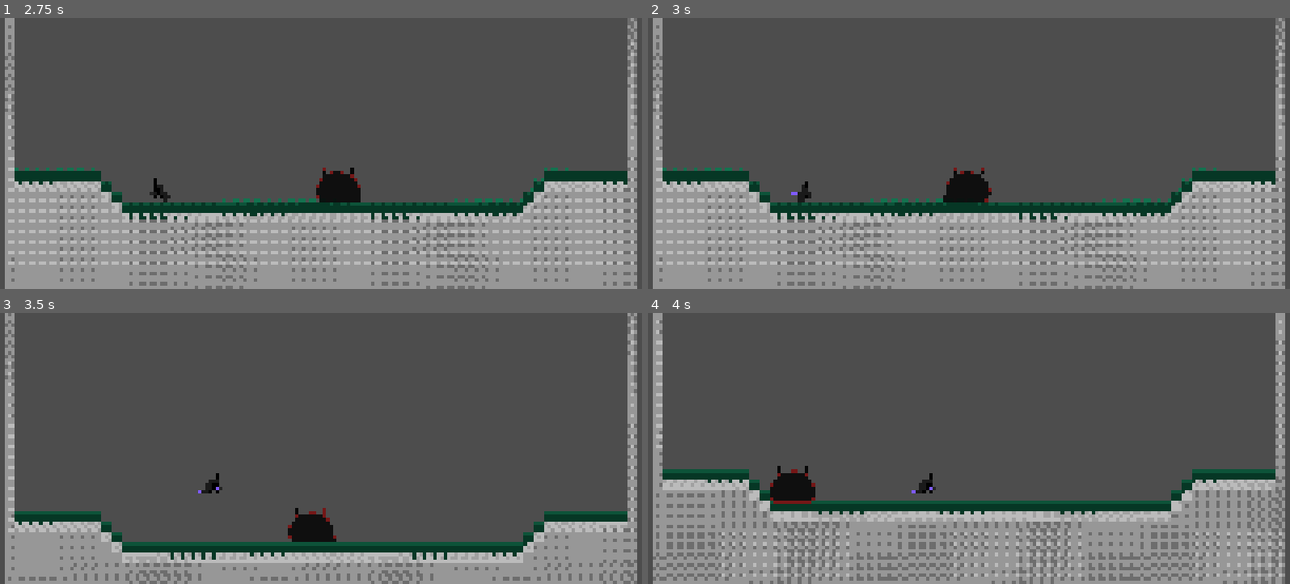
Above: before the commit, frames 1-4 (two rows, left to right).
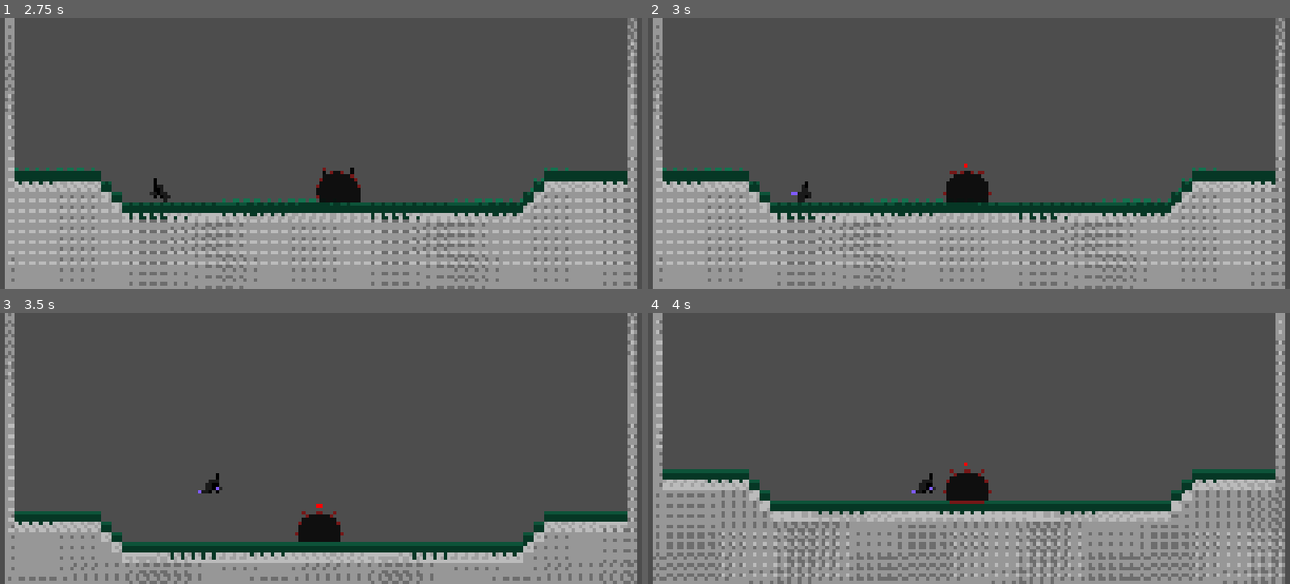
Above: after the commit, the same moments.

Repository: AnejMajnik/soulsvania
Game: Godot game, scene res://scenes/game.tscn
Same seed, same stepped clock (60 frames per second), same inputs: the game is played once before the commit and once after it.
Inputs (mouse positions are in pixels of both pictures, inside the frame that each line leads up to):
- Up to frame 1 (2.75 s): tap Enter at 0.5 s; move the mouse to (462, 139) at 0.52 s; hold D (move_right) 0.53-2.03 s; tap Space (jump) at 0.6, 0.77, 1.07, 1.52, 1.55, 1.82, 2.1 s; move the mouse to (192, 167) at 1.27 s; click (192, 167) at 1.35 s; move the mouse to (385, 93) at 2.02 s; hold A (move_left) from 2.03 s (still down)
- Up to frame 2 (3 s): move the mouse to (936, 207) at 2.77 s; release A (move_left) at 2.78 s; hold D (move_right) from 2.78 s (still down); click (936, 207) at 2.85 s
- Up to frame 3 (3.5 s): keep holding D (move_right); tap Space (jump) at 3.02, 3.05, 3.32 s
- Up to frame 4 (4 s): keep holding D (move_right); move the mouse to (1161, 489) at 3.52 s; tap Space (jump) at 3.6, 3.77 s

Frame 1 is identical in both runs. In frame 2, less than 0.1% of the frame differs, in the area x 45-54%, y 53-69%; in frame 3, 0.4%; in frame 4, 1.5%, in the area x 19-54%, y 55-71%.

Commit message:
Added beam attack, fixed laser issue, added sound

Diff:
--- a/scenes/bosses/slime_boss.tscn
+++ b/scenes/bosses/slime_boss.tscn
@@ -6,9 +6,11 @@
 [ext_resource type="Script" uid="uid://beyhc0j0tbprs" path="res://scripts/slime_boss/states/idle.gd" id="4_mq0xa"]
 [ext_resource type="Script" uid="uid://ctw8q7lo3u08y" path="res://scripts/slime_boss/states/chase.gd" id="5_j4bj8"]
 [ext_resource type="Script" uid="uid://def7opqpqj2fj" path="res://scripts/slime_boss/states/attack.gd" id="6_mskqn"]
-[ext_resource type="Script" uid="uid://bt027fcrq1hh2" path="res://scripts/state_machine/state.gd" id="6_st6fu"]
 [ext_resource type="Script" uid="uid://ba7hyry36oenc" path="res://scripts/slime_boss/states/dash_attack.gd" id="7_mskqn"]
+[ext_resource type="Script" uid="uid://dxhc5ko4erdwj" path="res://scripts/slime_boss/states/beam_attack.gd" id="8_sj3bf"]
 [ext_resource type="Script" uid="uid://bxg8mvcv8vsrd" path="res://scripts/slime_boss/states/recover.gd" id="8_wwhuq"]
+[ext_resource type="AudioStream" uid="uid://b0omfj4ma2m0f" path="res://assets/sounds/beam_shoot.wav" id="9_sj3bf"]
+[ext_resource type="PackedScene" uid="uid://dntxmvek1b4li" path="res://scenes/laser.tscn" id="11_6oksq"]
 
 [sub_resource type="AtlasTexture" id="AtlasTexture_l7rya"]
 atlas = ExtResource("1_0m3eu")
@@ -347,6 +349,87 @@
 "transitions": PackedFloat32Array(1),
 "update": 1,
 "values": [0]
+}
+tracks/2/type = "value"
+tracks/2/imported = false
+tracks/2/enabled = true
+tracks/2/path = NodePath("StateMachine/Attack/AttackStateMachine/BeamAttack/Sounds/BeamCharge:playing")
+tracks/2/interp = 1
+tracks/2/loop_wrap = true
+tracks/2/keys = {
+"times": PackedFloat32Array(0),
+"transitions": PackedFloat32Array(1),
+"update": 1,
+"values": [false]
+}
+
+[sub_resource type="Animation" id="Animation_6oksq"]
+resource_name = "beam_telegraph"
+length = 1.5
+step = 0.125
+tracks/0/type = "value"
+tracks/0/imported = false
+tracks/0/enabled = true
+tracks/0/path = NodePath("AnimatedSprite2D:animation")
+tracks/0/interp = 1
+tracks/0/loop_wrap = true
+tracks/0/keys = {
+"times": PackedFloat32Array(0),
+"transitions": PackedFloat32Array(1),
+"update": 1,
+"values": [&"telegraph_beam_attack"]
+}
+tracks/1/type = "value"
+tracks/1/imported = false
+tracks/1/enabled = true
+tracks/1/path = NodePath("AnimatedSprite2D:frame")
+tracks/1/interp = 1
+tracks/1/loop_wrap = true
+tracks/1/keys = {
+"times": PackedFloat32Array(0, 0.1, 0.2, 0.3, 0.4, 0.5, 0.6, 0.7, 1.1, 1.2, 1.3),
+"transitions": PackedFloat32Array(1, 1, 1, 1, 1, 1, 1, 1, 1, 1, 1),
+"update": 1,
+"values": [0, 1, 2, 3, 4, 5, 6, 7, 8, 9, 10]
+}
+tracks/2/type = "method"
+tracks/2/imported = false
+tracks/2/enabled = true
+tracks/2/path = NodePath("StateMachine/Attack/AttackStateMachine/BeamAttack")
+tracks/2/interp = 1
+tracks/2/loop_wrap = true
+tracks/2/keys = {
+"times": PackedFloat32Array(0.8, 1.5),
+"transitions": PackedFloat32Array(1, 1),
+"values": [{
+"args": [],
+"method": &"get_player_pos"
+}, {
+"args": [1],
+"method": &"change_substate"
+}]
+}
+tracks/3/type = "audio"
+tracks/3/imported = false
+tracks/3/enabled = true
+tracks/3/path = NodePath("StateMachine/Attack/AttackStateMachine/BeamAttack/Sounds/BeamCharge")
+tracks/3/interp = 1
+tracks/3/loop_wrap = true
+tracks/3/keys = {
+"clips": [],
+"times": PackedFloat32Array()
+}
+tracks/3/use_blend = true
+tracks/4/type = "value"
+tracks/4/imported = false
+tracks/4/enabled = true
+tracks/4/path = NodePath("StateMachine/Attack/AttackStateMachine/BeamAttack/Sounds/BeamCharge:playing")
+tracks/4/interp = 1
+tracks/4/loop_wrap = true
+tracks/4/keys = {
+"times": PackedFloat32Array(0),
+"transitions": PackedFloat32Array(1),
+"update": 1,
+"values": [true]
 }
 
 [sub_resource type="Animation" id="Animation_mskqn"]
@@ -496,6 +579,7 @@
 [sub_resource type="AnimationLibrary" id="AnimationLibrary_6y82c"]
 _data = {
 &"RESET": SubResource("Animation_0m3eu"),
+&"beam_telegraph": SubResource("Animation_6oksq"),
 &"dash_attack": SubResource("Animation_mskqn"),
 &"dash_telegraph": SubResource("Animation_wwhuq"),
 &"idle": SubResource("Animation_l7rya"),
@@ -541,10 +625,11 @@
 attack_state = NodePath("../Attack")
 metadata/_custom_type_script = "uid://bt027fcrq1hh2"
 
-[node name="Attack" type="Node" parent="StateMachine" unique_id=1905813388 node_paths=PackedStringArray("dash_attack", "recover_state")]
+[node name="Attack" type="Node" parent="StateMachine" unique_id=1905813388 node_paths=PackedStringArray("dash_attack", "recover_state", "beam_attack")]
 script = ExtResource("6_mskqn")
 dash_attack = NodePath("AttackStateMachine/DashAttack")
 recover_state = NodePath("../Recover")
+beam_attack = NodePath("AttackStateMachine/BeamAttack")
 metadata/_custom_type_script = "uid://bt027fcrq1hh2"
 
 [node name="AttackStateMachine" type="Node" parent="StateMachine/Attack" unique_id=958783750]
@@ -560,8 +645,15 @@
 one_shot = true
 
 [node name="BeamAttack" type="Node" parent="StateMachine/Attack/AttackStateMachine" unique_id=735258066]
-script = ExtResource("6_st6fu")
+script = ExtResource("8_sj3bf")
 metadata/_custom_type_script = "uid://bt027fcrq1hh2"
+
+[node name="Sounds" type="Node2D" parent="StateMachine/Attack/AttackStateMachine/BeamAttack" unique_id=1934973024]
+
+[node name="BeamShoot" type="AudioStreamPlayer2D" parent="StateMachine/Attack/AttackStateMachine/BeamAttack/Sounds" unique_id=657788204]
+stream = ExtResource("9_sj3bf")
+
+[node name="BeamCharge" type="AudioStreamPlayer2D" parent="StateMachine/Attack/AttackStateMachine/BeamAttack/Sounds" unique_id=266926522]
 
 [node name="Recover" type="Node" parent="StateMachine" unique_id=742414816 node_paths=PackedStringArray("chase_state", "attack_state")]
 script = ExtResource("8_wwhuq")
@@ -573,6 +665,12 @@
 wait_time = 0.6
 one_shot = true
 
+[node name="LaserRayCast" parent="." unique_id=604623322 instance=ExtResource("11_6oksq")]
+unique_name_in_owner = true
+position = Vector2(0, -10.000002)
+cast_speed = 2000.0
+growth_time = 0.02
+
 [node name="RayCastLeft" type="RayCast2D" parent="." unique_id=1775134407]
 unique_name_in_owner = true
 position = Vector2(0, 22.307693)
--- a/scenes/game.tscn
+++ b/scenes/game.tscn
@@ -34,6 +34,7 @@
 
 [node name="Player" parent="." unique_id=476142731 instance=ExtResource("1_uwrxv")]
 unique_name_in_owner = true
+z_index = 5
 position = Vector2(-364, 16)
 
 [node name="Camera2D" type="Camera2D" parent="Player" unique_id=315314557]
--- a/scripts/laser.gd
+++ b/scripts/laser.gd
@@ -44,6 +44,9 @@
 func start_cast(global_target: Vector2) -> void:
 	target_global = global_target
 	current_length = 0.0
+	var pts := line_2d.points
+	pts[1] = Vector2.ZERO
+	line_2d.points = pts
 	is_casting = true
 
 func end_cast() -> void:
--- a/scripts/slime_boss/states/attack.gd
+++ b/scripts/slime_boss/states/attack.gd
@@ -8,6 +8,7 @@
 
 @export var dash_attack: State
 @export var recover_state: State
+@export var beam_attack: State
 
 var current_attack: State
 
@@ -16,7 +17,7 @@
 		substate.state_finished.connect(_on_substate_finished)
 
 func choose_attack() -> State:
-	return dash_attack
+	return beam_attack
 
 func enter_state() -> void:
 	attack_state_machine.set_physics_process(true)
--- /dev/null
+++ b/scripts/slime_boss/states/beam_attack.gd
@@ -0,0 +1,41 @@
+extends State
+
+@onready var slime_boss: SlimeBoss = owner
+@onready var player: Player = Autoload.player_node
+
+@onready var laser_ray_cast: RayCast2D = %LaserRayCast
+@onready var beam_shoot: AudioStreamPlayer2D = $Sounds/BeamShoot
+
+enum Substate { TELEGRAPH, ATTACK }
+var current_state: Substate
+
+var player_pos_x
+var player_pos_y
+
+var recovery_time: float = 1.0
+
+func enter_state() -> void:
+	change_substate(Substate.TELEGRAPH)
+
+func change_substate(new_state: Substate) -> void:
+	if new_state != current_state:
+		current_state = new_state
+
+	match current_state:
+		Substate.TELEGRAPH:
+			slime_boss.play_animation("beam_telegraph")
+		Substate.ATTACK:
+			attack()
+
+func physics_update(_delta: float) -> void:
+	if current_state == Substate.ATTACK and laser_ray_cast.is_colliding():
+		print("colliding")
+		state_finished.emit(recovery_time)
+
+func attack() -> void:
+	beam_shoot.play()
+	laser_ray_cast.start_cast(Vector2(player_pos_x, player_pos_y-20))
+
+func get_player_pos():
+	player_pos_x = player.global_position.x
+	player_pos_y = player.global_position.y
--- a/scripts/slime_boss/states/dash_attack.gd
+++ b/scripts/slime_boss/states/dash_attack.gd
@@ -7,15 +7,15 @@
 @onready var ray_cast_left: RayCast2D = %RayCastLeft
 @onready var ray_cast_right: RayCast2D = %RayCastRight
 
-enum Substates { TELEGRAPH, ATTACK }
-var current_state: Substates
+enum Substate { TELEGRAPH, ATTACK }
+var current_state: Substate
 
 var checking_ray: RayCast2D
 var recovery_time: float = 0.6
-var direction
+var direction: int
 
 func enter_state() -> void:
-	change_substate(Substates.TELEGRAPH)
+	change_substate(Substate.TELEGRAPH)
 
 func check_direction() -> void:
 	if sign(player.global_position.x - slime_boss.global_position.x) > 0:
@@ -30,22 +30,22 @@
 func attack() -> void:
 	slime_boss.velocity.x = direction * slime_boss.DASH_SPEED
 
-func change_substate(new_state: Substates) -> void:
+func change_substate(new_state: Substate) -> void:
 	if new_state != current_state:
 		current_state = new_state
 
 	match current_state:
-		Substates.TELEGRAPH:
+		Substate.TELEGRAPH:
 			check_direction()
 			slime_boss.play_animation("dash_telegraph")
 			telegraph_timer.start()
-		Substates.ATTACK:
+		Substate.ATTACK:
 			slime_boss.play_animation("dash_attack")
 			attack()
 
 func physics_update(_delta: float) -> void:
-	if current_state == Substates.ATTACK and checking_ray.is_colliding():
+	if current_state == Substate.ATTACK and checking_ray.is_colliding():
 		state_finished.emit(recovery_time)
 
 func _on_telegraph_timer_timeout() -> void:
-	change_substate(Substates.ATTACK)
+	change_substate(Substate.ATTACK)
--- a/scripts/slime_boss/states/recover.gd
+++ b/scripts/slime_boss/states/recover.gd
@@ -17,9 +17,9 @@
 	recover_timer.start()
 
 func physics_update(_delta: float) -> void:
-	if slime_boss.global_position.distance_to(player.global_position) > 250 and recovered:
+	if slime_boss.global_position.distance_to(player.global_position) > 300 and recovered:
 		switch_state.emit(chase_state)
-	elif slime_boss.global_position.distance_to(player.global_position) < 250 and recovered:
+	elif slime_boss.global_position.distance_to(player.global_position) < 300 and recovered:
 		switch_state.emit(attack_state)
 
 func _on_recover_timer_timeout() -> void:
Not shown, added: assets/sounds/beam_shoot.wav.import
Not shown, added: scripts/slime_boss/states/beam_attack.gd.uid
Not shown, added: assets/sounds/beam_shoot.wav
